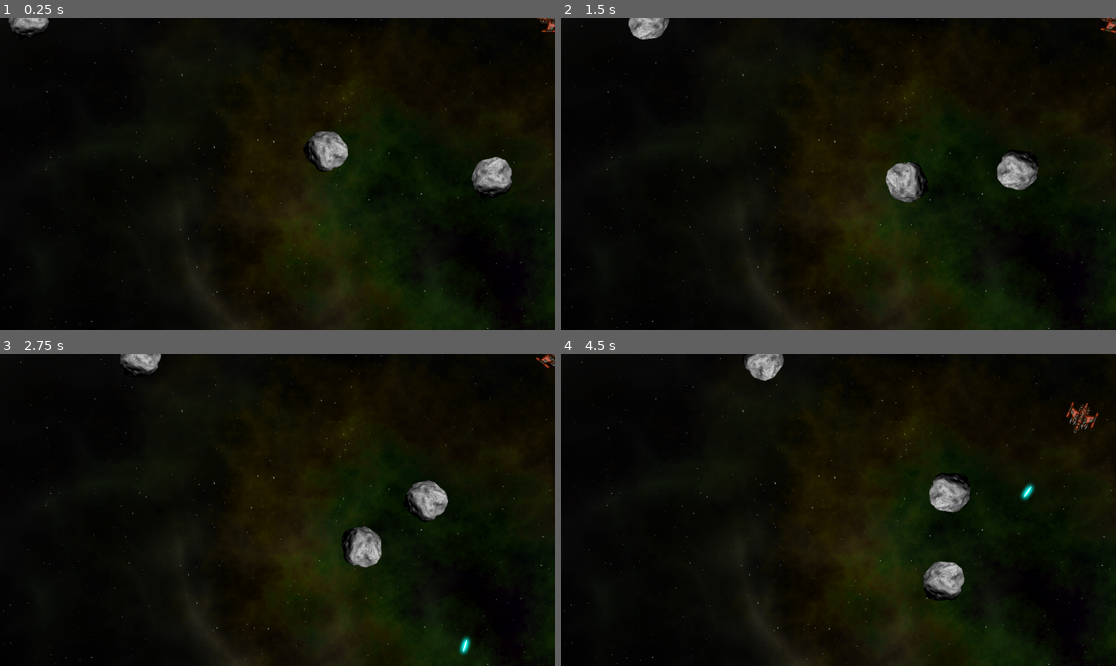
Above: before the commit, frames 1-4 (two rows, left to right).
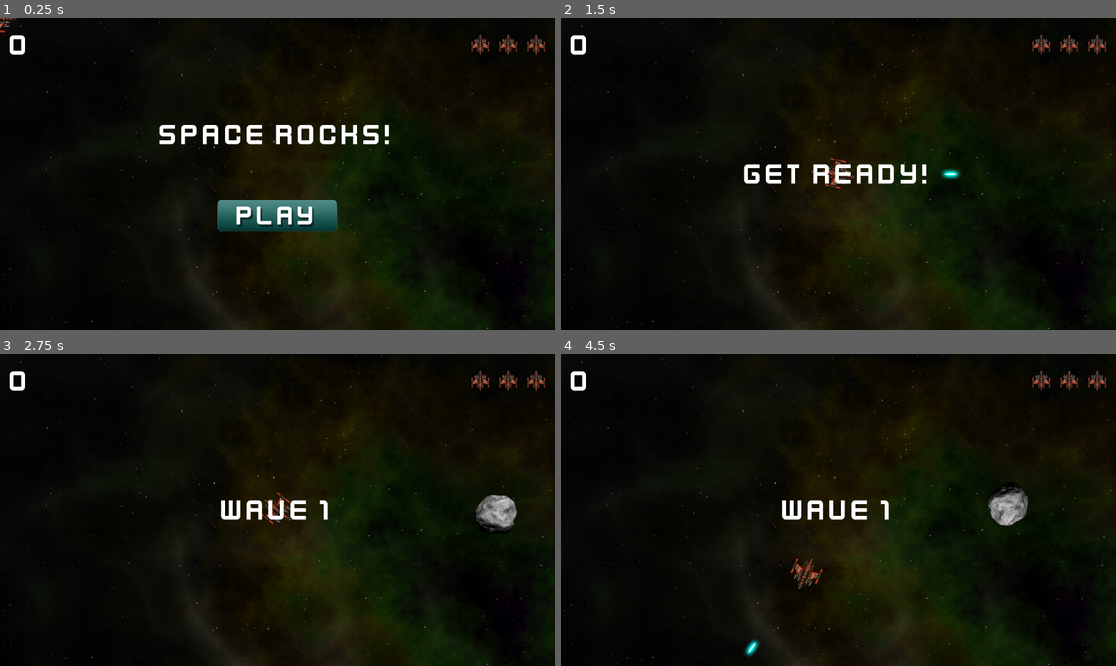
Above: after the commit, the same moments.

Repository: Winnerkorea/godotSpaceRock
Game: Godot game, scene res://main.tscn
Two runs of this game, one before a commit and one after it. Both use one fixed random seed, a clock stepped at 60 frames per second and the inputs below.
Inputs (mouse positions are in pixels of both pictures, inside the frame that each line leads up to):
- Up to frame 1 (0.25 s): no input
- Up to frame 2 (1.5 s): click (838, 214) at 0.52 s; hold D (rotate_right) from 1.28 s (still down); hold Space (shoot) from 1.28 s (still down)
- Up to frame 3 (2.75 s): release D (rotate_right) at 2.03 s; release Space (shoot) at 2.03 s; hold A (rotate_left) from 2.03 s (still down); tap Space (shoot) at 2.1 s
- Up to frame 4 (4.5 s): release A (rotate_left) at 2.78 s; hold D (rotate_right) 2.78-3.53 s; hold Space (shoot) 2.78-3.53 s; hold W (thrust) 3.53-4.28 s; tap Space (shoot) at 3.6 s; hold A (rotate_left) from 4.28 s (still down); hold Space (shoot) from 4.28 s (still down)

The runs differ from the first frame. In frame 1, 5.5% of the frame differs, in the area x 0-100%, y 0-69%; in frame 2, 3.4%; in frame 3, 3.7%; in frame 4, 4.3%.

Commit message:
3.5.2  UI 스크립트
3.5.2 UI 스크립트
3.5.3 메인 씬의 UI 코드
3.5.4 플레이어 코드

Diff:
--- /dev/null
+++ b/hud.gd
@@ -0,0 +1,35 @@
+extends CanvasLayer
+
+signal start_game
+
+@onready var lives_counter = $MarginContainer/HBoxContainer/LivesCounter.get_children()
+@onready var score_level = $MarginContainer/HBoxContainer/ScoreLabel
+@onready var message = $VBoxContainer/Message
+@onready var start_button = $VBoxContainer/StartButton
+
+func show_message(text):
+	message.text = text
+	message.show()
+	$Timer.start()
+
+func update_score(value):
+	score_level.text = str(value)
+
+func update_lives(value):
+	for item in 3:
+		lives_counter[item].visible = value > item
+
+func game_over():
+	show_message("Game Over")
+	await $Timer.timeout
+	start_button.show()
+
+
+
+func _on_start_button_pressed() -> void:
+	start_button.hide()
+	start_game.emit()
+
+func _on_timer_timeout() -> void:
+	message.hide()
+	message.text = ""
--- a/hud.tscn
+++ b/hud.tscn
@@ -1,6 +1,7 @@
-[gd_scene load_steps=7 format=3 uid="uid://bncjuyf51nlmh"]
+[gd_scene load_steps=8 format=3 uid="uid://bncjuyf51nlmh"]
 
 [ext_resource type="FontFile" uid="uid://cg8kr11cqrt5s" path="res://assets/kenvector_future_thin.ttf" id="1_ixo43"]
+[ext_resource type="Script" path="res://hud.gd" id="1_nba4l"]
 [ext_resource type="Texture2D" uid="uid://de8w1i6h36eun" path="res://assets/player_small.png" id="2_oqs5b"]
 [ext_resource type="Texture2D" uid="uid://0usqikigov8o" path="res://assets/play_button.png" id="3_empt7"]
 [ext_resource type="Texture2D" uid="uid://de1g5xta7ti3h" path="res://assets/play_button_h.png" id="4_l016i"]
@@ -14,6 +15,7 @@
 font_size = 64
 
 [node name="HUD" type="CanvasLayer"]
+script = ExtResource("1_nba4l")
 
 [node name="Timer" type="Timer" parent="."]
 wait_time = 2.0
@@ -79,3 +81,6 @@
 size_flags_horizontal = 4
 texture_normal = ExtResource("3_empt7")
 texture_hover = ExtResource("4_l016i")
+
+[connection signal="timeout" from="Timer" to="." method="_on_timer_timeout"]
+[connection signal="pressed" from="VBoxContainer/StartButton" to="." method="_on_start_button_pressed"]
--- a/main.gd
+++ b/main.gd
@@ -3,11 +3,13 @@
 @export var rock_scene : PackedScene
 
 var screensize = Vector2.ZERO
+var level = 0
+var score = 0
+var playing = false
 
 func _ready() -> void:
 	screensize = get_viewport().get_visible_rect().size
-	for i in 3:
-		spawn_rock(3)
+
 
 func spawn_rock(size, pos=null, vel=null):
 	if pos == null:
@@ -30,3 +32,31 @@
 		var newpos = pos + dir * radius
 		var newvel = dir * vel.length() * 1.1
 		spawn_rock(size - 1, newpos, newvel)
+	score += 10 * size
+
+func new_game():
+	#이전 게임의 바위가 남아 있으면 제거한다.
+	get_tree().call_group("rocks","queue_free")
+	level = 0
+	score = 0
+	$HUD.update_score(score)
+	$HUD.show_message("Get Ready!")
+	$Player.reset()
+	await $HUD/Timer.timeout
+	playing = true
+
+func new_level():
+	level += 1
+	$HUD.show_message("Wave %s" % level)
+	for i in level:
+		spawn_rock(3)
+
+func _process(delta: float) -> void:
+	if not playing:
+		return
+	if get_tree().get_nodes_in_group("rocks").size() == 0:
+		new_level()
+
+func game_over():
+	playing = false
+	$HUD.game_over()
--- a/main.tscn
+++ b/main.tscn
@@ -1,9 +1,10 @@
-[gd_scene load_steps=6 format=3 uid="uid://cr6e76l08y1ca"]
+[gd_scene load_steps=7 format=3 uid="uid://cr6e76l08y1ca"]
 
 [ext_resource type="Script" path="res://main.gd" id="1_4x6w7"]
 [ext_resource type="Texture2D" uid="uid://c1sukia6s6faq" path="res://assets/space_background.png" id="1_nxvbs"]
 [ext_resource type="PackedScene" uid="uid://vh5d0xp7187g" path="res://rock.tscn" id="2_2wlky"]
 [ext_resource type="PackedScene" uid="uid://b2jvhhwa806hs" path="res://player.tscn" id="2_lfk6k"]
+[ext_resource type="PackedScene" uid="uid://bncjuyf51nlmh" path="res://hud.tscn" id="5_7gejk"]
 
 [sub_resource type="Curve2D" id="Curve2D_u0kre"]
 _data = {
@@ -25,3 +26,8 @@
 curve = SubResource("Curve2D_u0kre")
 
 [node name="RockSpawn" type="PathFollow2D" parent="RockPath"]
+
+[node name="HUD" parent="." instance=ExtResource("5_7gejk")]
+
+[connection signal="lives_changed" from="Player" to="HUD" method="update_lives"]
+[connection signal="start_game" from="HUD" to="." method="new_game"]
--- a/player.gd
+++ b/player.gd
@@ -6,12 +6,18 @@
 @export var engine_power = 500
 @export var spin_power = 8000
 
+
+signal lives_changed
+signal dead
+
 enum {INIT, ALIVE, INVULNERABLE, DEAD}
 var state = INIT
 var thrust = Vector2.ZERO
 var rotation_dir = 0
 var screensize = Vector2.ZERO
 var can_shoot = true
+var reset_pos = false
+var lives= 0: set = set_lives
 
 func _ready() -> void:
 	change_state(ALIVE)
@@ -52,6 +58,9 @@
 	xform.origin.x = wrapf(xform.origin.x, 0, screensize.x)
 	xform.origin.y = wrapf(xform.origin.y, 0, screensize.y)
 	physics_state.transform = xform
+	if reset_pos:
+		physics_state.transform.origin = screensize / 2
+		reset_pos = false
 
 func shoot():
 	if state == INVULNERABLE:
@@ -65,3 +74,18 @@
 
 func _on_gun_cooldown_timeout() -> void:
 	can_shoot = true
+
+
+func set_lives(value):
+	lives = value
+	lives_changed.emit(lives)
+	if lives <= 0:
+		change_state(DEAD)
+	else:
+		change_state(INVULNERABLE)
+
+func reset():
+	reset_pos = true
+	$Sprite2D.show()
+	lives = 3
+	change_state(ALIVE)
